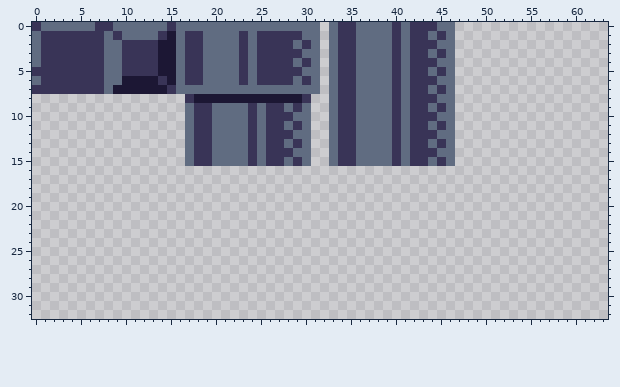
Pixel-art sprite: content/ldtk/tilemap.png. Above, as it was before the edit.
The file is 64x64 pixels. Shown: x 0..63, y 0..32.
And afterwards:
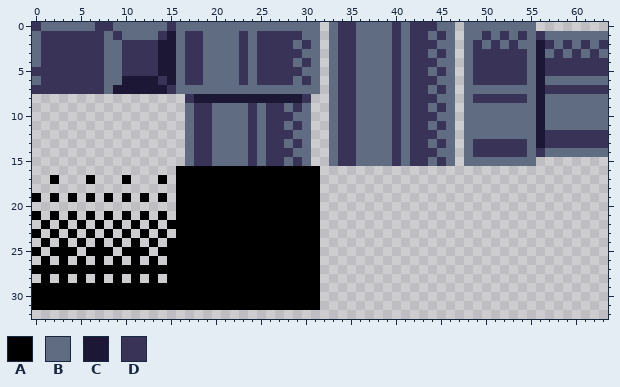
Palette (. is transparent): A #000000  B #606c81  C #1c1734  D #393457
Difference:
The author put colour A in row 16 at x 16 to 31; in row 17 at x 2, 6, 10, 14 and 16 to 31; in row 18 at x 16 to 31; in row 19 at x 0, 2, 4, 6, 8, 10, 12, 14 and 16 to 31; in row 20 at x 16 to 31; in row 21 at x 0, 2, 4, 6, 8, 10, 12, 14 and 16 to 31.
The author put colour A in row 22 at x 1, 3, 5, 7, 9, 11, 13 and 15 to 31; in row 23 at x 0, 2, 4, 6, 8, 10, 12, 14 and 16 to 31; in row 24 at x 1, 3, 5, 7, 9, 11, 13 and 15 to 31; in row 25 at x 0, 2 to 4, 6 to 8, 10 to 12 and 14 to 31; in row 26 at x 1, 3, 5, 7, 9, 11, 13 and 15 to 31; in row 27 at x 0 to 31.
The author put colour A in row 28 at x 1, 3, 5, 7, 9, 11, 13 and 15 to 31; in rows 29 to 31 at x 0 to 31.
The author put colour B in row 0 at x 48 to 55; in row 1 at x 48 to 49, 51, 53, 55 and 57 to 63; in row 2 at x 48, 50, 52, 54 to 55, 58, 60 and 62; in row 3 at x 48, 55, 57, 59, 61 and 63; in rows 4 to 5 at x 48 and 55; in row 6 at x 48, 55 and 57 to 63.
The author put colour B in row 7 at x 48 to 55; in row 8 at x 48, 55 and 57 to 63; in rows 9 to 11 at x 48 to 55 and 57 to 63; in row 12 at x 48 to 55; in row 13 at x 48 and 55; in row 14 at x 48, 55 and 57 to 63.
The author put colour B in row 15 at x 48 to 55.
The author put colour C in rows 2 to 13 at x 56.
The author put colour D in row 1 at x 50, 52, 54 and 56; in row 2 at x 49, 51, 53, 57, 59, 61 and 63; in row 3 at x 49 to 54, 58, 60 and 62; in rows 4 to 5 at x 49 to 54 and 57 to 63; in row 6 at x 49 to 54; in row 7 at x 57 to 63.
The author put colour D in row 8 at x 49 to 54; in row 12 at x 57 to 63; in row 13 at x 49 to 54 and 57 to 63; in row 14 at x 49 to 54 and 56.
